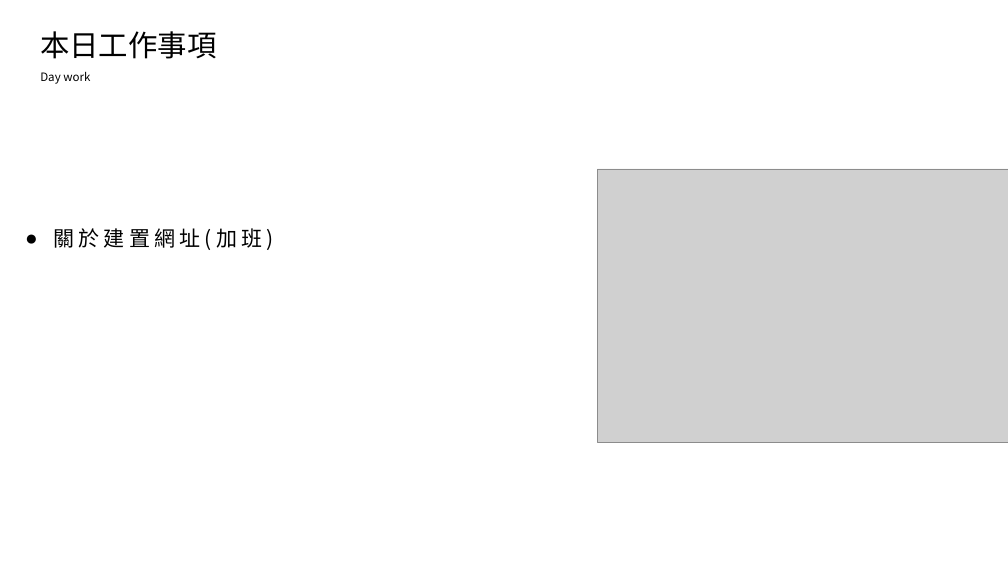
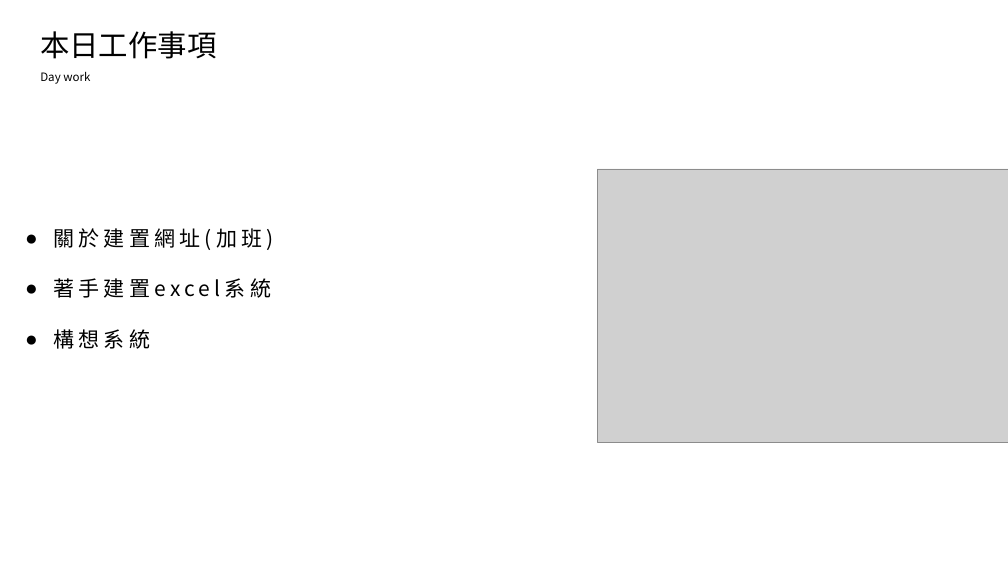
Before and after one commit to king637324/KnowledgeGreenhouseSystem, a slide deck: slide 2 of 工作日報_葉柏漢/2021.11/2021.11.12(加班)_2021.11.15工作日報_葉柏漢.pptx. Drawn at 1008x567 pixels with LibreOffice and Linux fonts; fonts in the diff are those of the drawing; grey boxes stand for pictures. Boxes give left, top, right and bottom in pixels: in the first picture for what was removed or moved away, otherwise in the second. Text is boxed around its words. In the diff, an @@ line names an element or a change of style, - is before the commit and + after.

```diff
--- a/工作日報_葉柏漢/2021.11/2021.11.12(加班)_2021.11.15工作日報_葉柏漢.pptx
+++ b/工作日報_葉柏漢/2021.11/2021.11.12(加班)_2021.11.15工作日報_葉柏漢.pptx
@@ text at (53, 278, 271, 349): paragraphs added @@
+● 著手建置excel系統
+● 構想系統
```
Also in this commit, not shown: 2 slides added, 1 other file.
